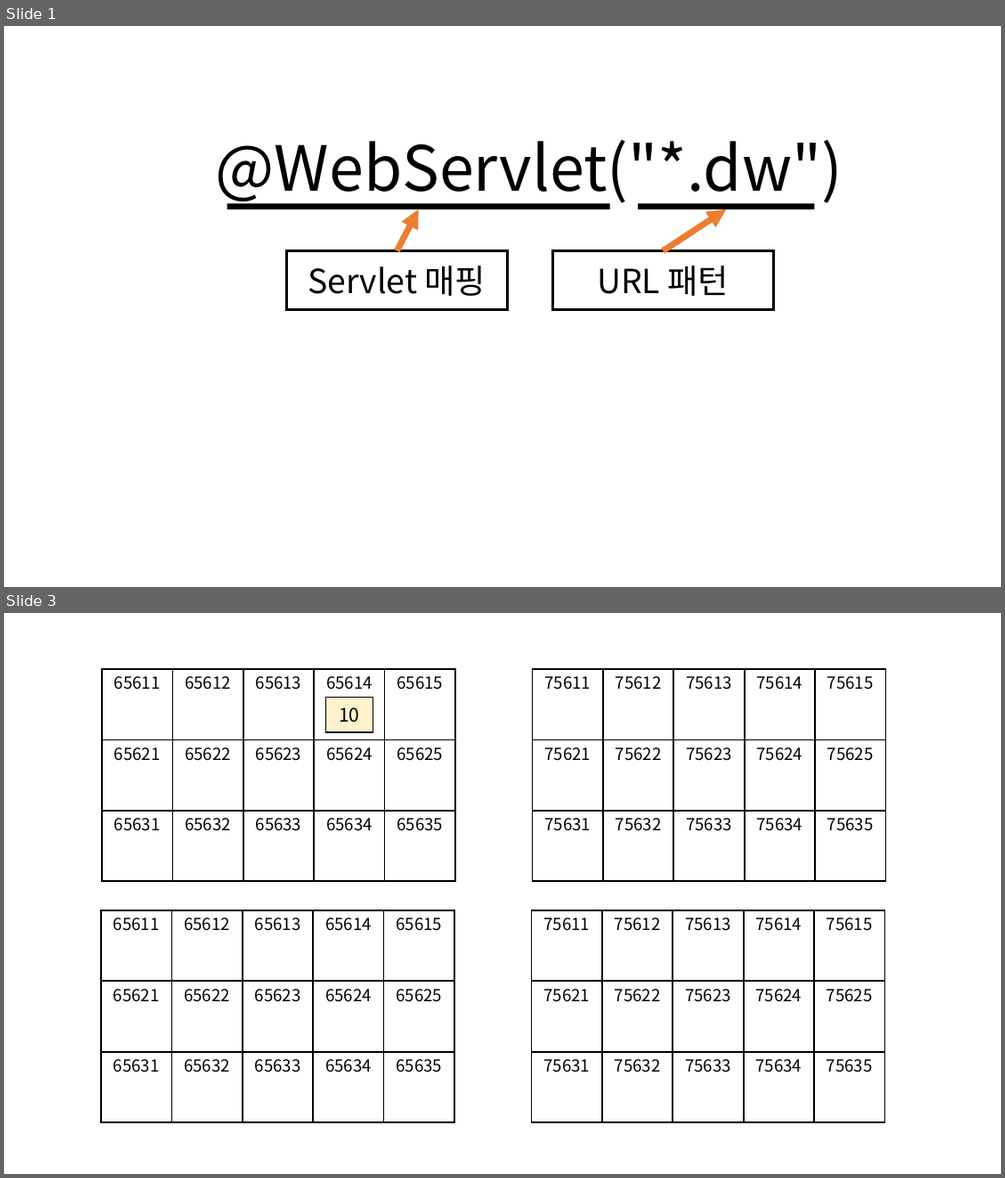
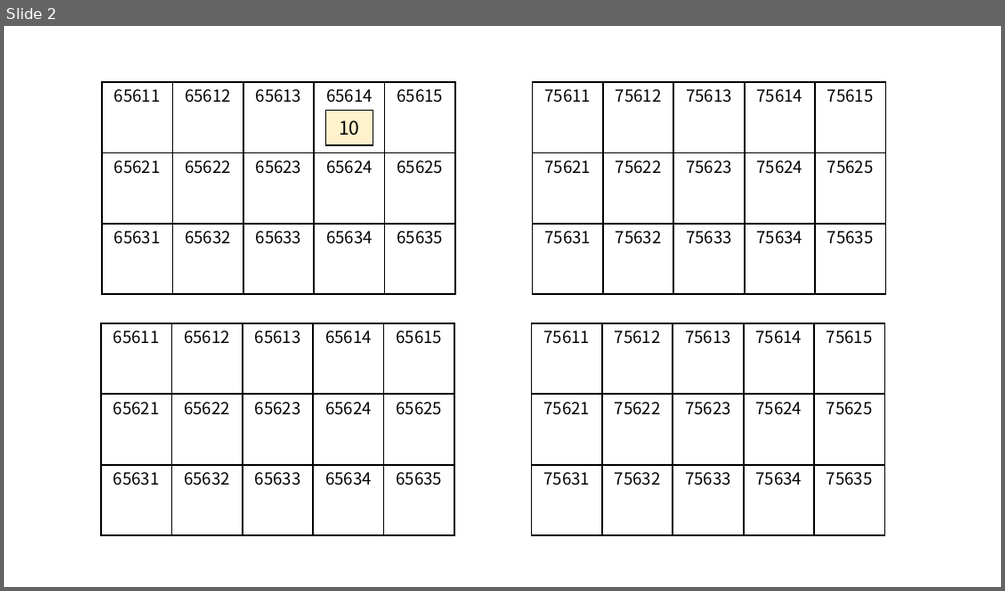
Before and after one commit to ho8566z/daily_log, a slide deck: notion/create_notion_img.pptx. Shown one above the other, each under a label of ours: slides 1 and 3 before the commit, slide 2 after it; the slides between them are not shown. The pictures are 1005x1178 and 1005x591 pixels, drawn with LibreOffice and Linux fonts; fonts in the diff are those of the drawing. Boxes give left, top, right and bottom in pixels: in the first picture for what was removed or moved away, otherwise in the second. Text is boxed around its words. In the diff, an @@ line names an element or a change of style, - is before the commit and + after.

```diff
--- a/notion/create_notion_img.pptx
+++ b/notion/create_notion_img.pptx
@@ slide 1 removed at (4,26,1001,587), background #FFFFFF @@
@@ group removed at (216,140,843,310): 4 rectangles, 2 arrows, 1 text @@
-@WebServlet("*.dw")
-Servlet 매핑
-URL 패턴
@@ what was slide 3 is now slide 2 @@
```
Also in this commit, not shown: 1 slide added, 2 other slides removed, 2 other files.
